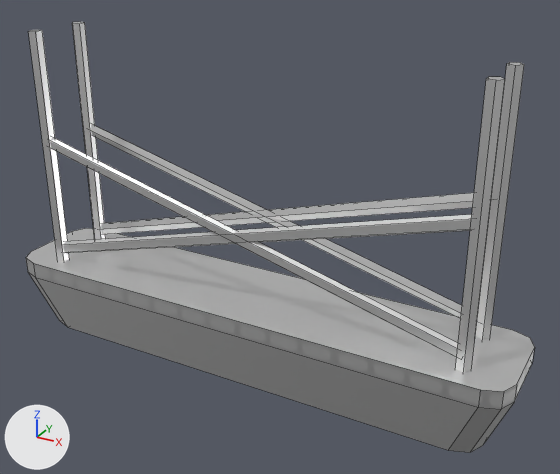
What one commit did to the FBX model Assets/Models/HangingLight.fbx.
The view is the same before and after, from a 50 mm lens placed at (2.65, -4.4, 3.01), pointed at (0.2, 0.05, 0.78). The axes (+X, +Y, +Z) are drawn at lower left. The lights are the same throughout. Mesh edges are drawn as thin lines. Where no turn or scale is listed for an object, it has been applied to the vertices.

In view in the first picture: 'HangingLights'.
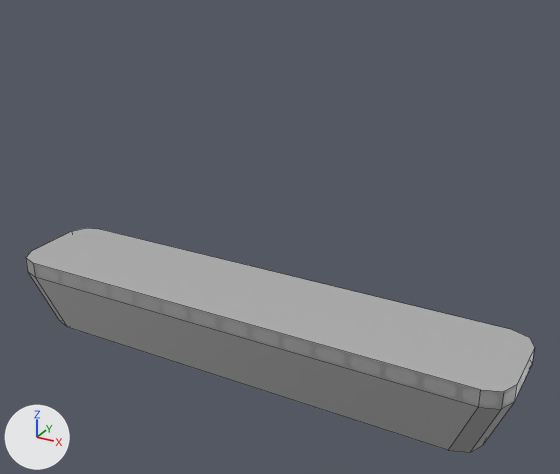
The newer file is also turned or shifted as a whole; pictures and numbers use the older file's frame.

Where the change shows, as pixel boxes [x1, y1, x2, y2] in the pictures (560 x 474 px):
```json
{"object": "HangingLights", "change": "reshaped", "before": [26, 22, 535, 453], "after": [26, 228, 535, 453], "on screen": "48% shorter"}
{"part": 1, "of": "me_cube_002", "change": "deleted", "before": [28, 22, 524, 373]}
{"part": 2, "of": "me_cube_002", "change": "surface changed", "before": [35, 267, 534, 408], "after": [35, 267, 534, 408]}
```

Scene script edits in JSON lines:
```json
{"block": "me_cube_002", "where": "# used by ob_hanginglights; location = (0.0, 0.0, 0.0)"}
{"op": "remove", "block": "me_cube_002", "code": "me_cube_002.from_pydata(...)  # 140 vertices, 110 faces; spans x -2.0..2.0, y -0.4..0.4, z -0.3..2.12"}
{"op": "add", "block": "me_cube_002", "code": "me_cube_002.from_pydata(...)  # 60 vertices, 54 faces; spans x -2.0..2.0, y -0.4..0.4, z -0.3..0.3"}
{"block": "me_cube_002", "change": "me_cube_002 part 1: 8 loose pieces with 80 vertices, spanning x -1.71..1.71, y -0.27..0.27, z 0.12..2.12, are deleted"}
{"block": "me_cube_002", "change": "me_cube_002 part 2: 53 kept faces spanning x -2.0..2.0, y -0.4..0.4, z -0.3..0.3 get new texture (UV) coordinates"}
```
